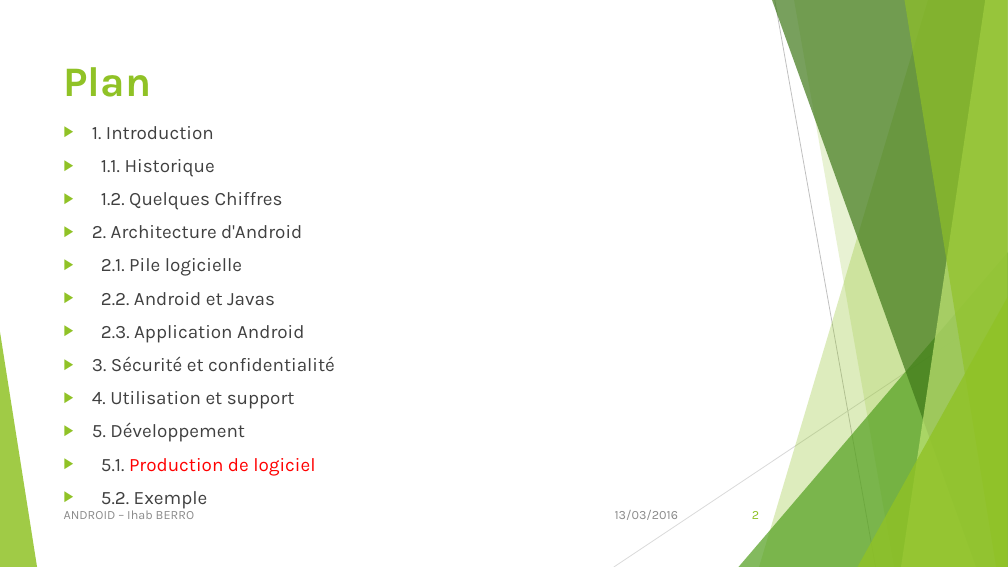
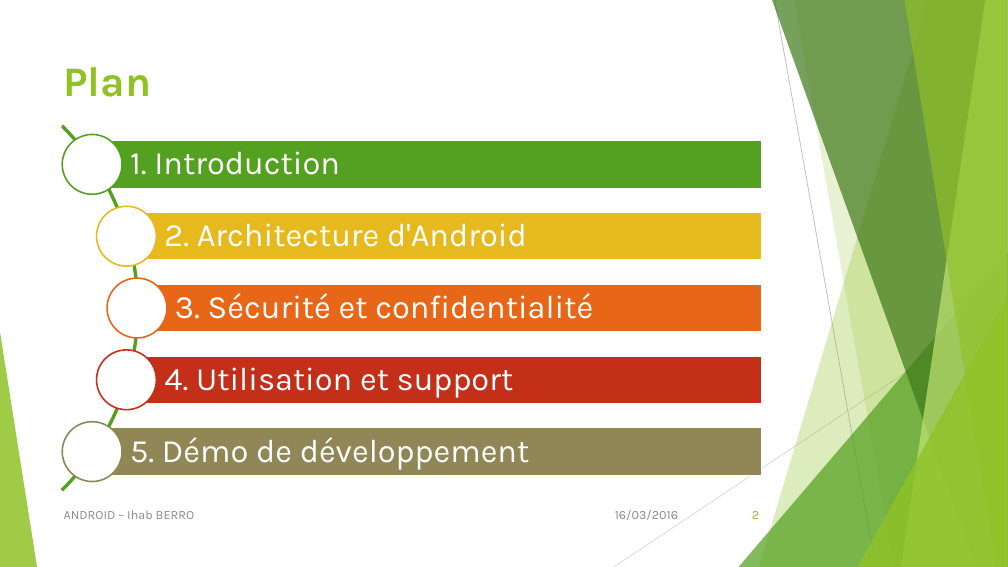
Before and after one commit to iberro/SMB214, a slide deck: slide 2 of Android.pptx. Drawn at 1008x567 pixels with LibreOffice and Linux fonts; fonts in the diff are those of the drawing. Boxes give left, top, right and bottom in pixels: in the first picture for what was removed or moved away, otherwise in the second. Text is boxed around its words. In the diff, an @@ line names an element or a change of style, - is before the commit and + after.

```diff
--- a/Android.pptx
+++ b/Android.pptx
@@ text removed at bbox=[92, 126, 335, 509] @@
-▶ 1. Introduction
-▶ 1.1. Historique
-▶ 1.2. Quelques Chiffres
-▶ 2. Architecture d'Android
-▶ 2.1. Pile logicielle
-▶ 2.2. Android et Javas
-▶ 2.3. Application Android
-▶ 3. Sécurité et confidentialité
-▶ 4. Utilisation et support
-▶ 5. Développement
-▶ 5.1. Production de logiciel
-▶ 5.2. Exemple
@@ group added at bbox=[0, 50, 761, 566]: 5 rectangles, 5 texts, 5 ellipses, 1 arch (boxed as its full ring) @@
+1. Introduction
+2. Architecture d'Android
+3. Sécurité et confidentialité
+4. Utilisation et support
+5. Démo de développement
@@ text at bbox=[615, 510, 678, 520]: text changed @@
-13/03/2016
+16/03/2016
```
Also in this commit, not shown: 15 other slides changed, 3 slides added.
